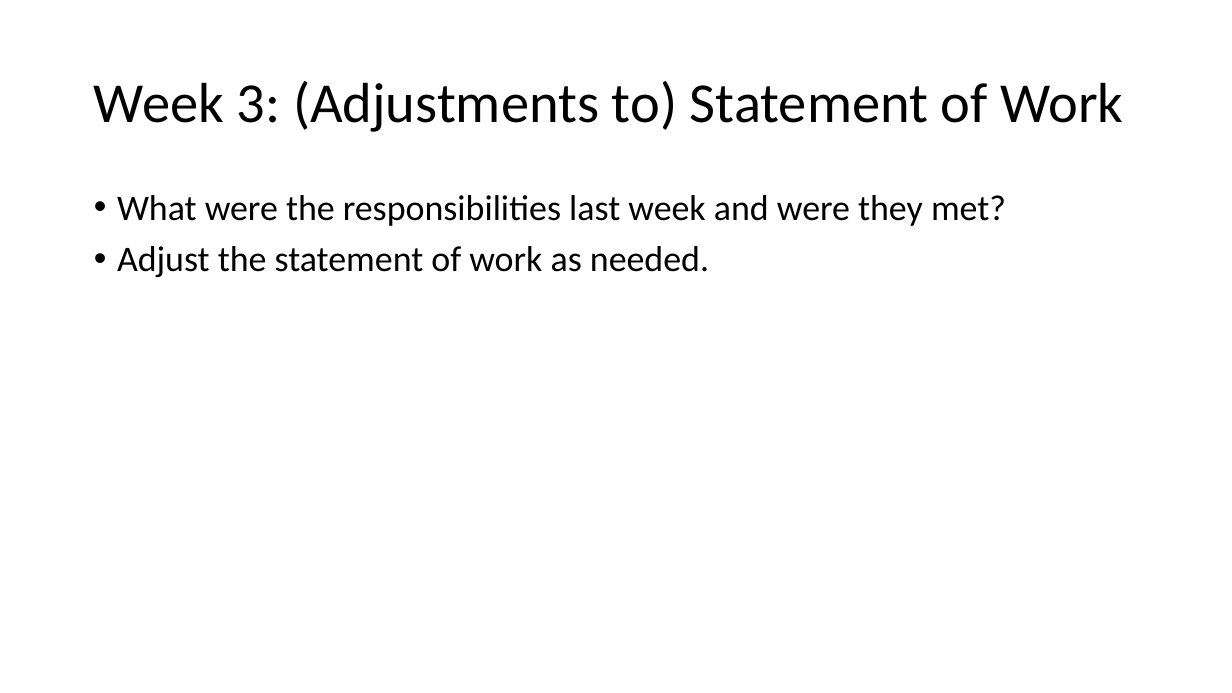
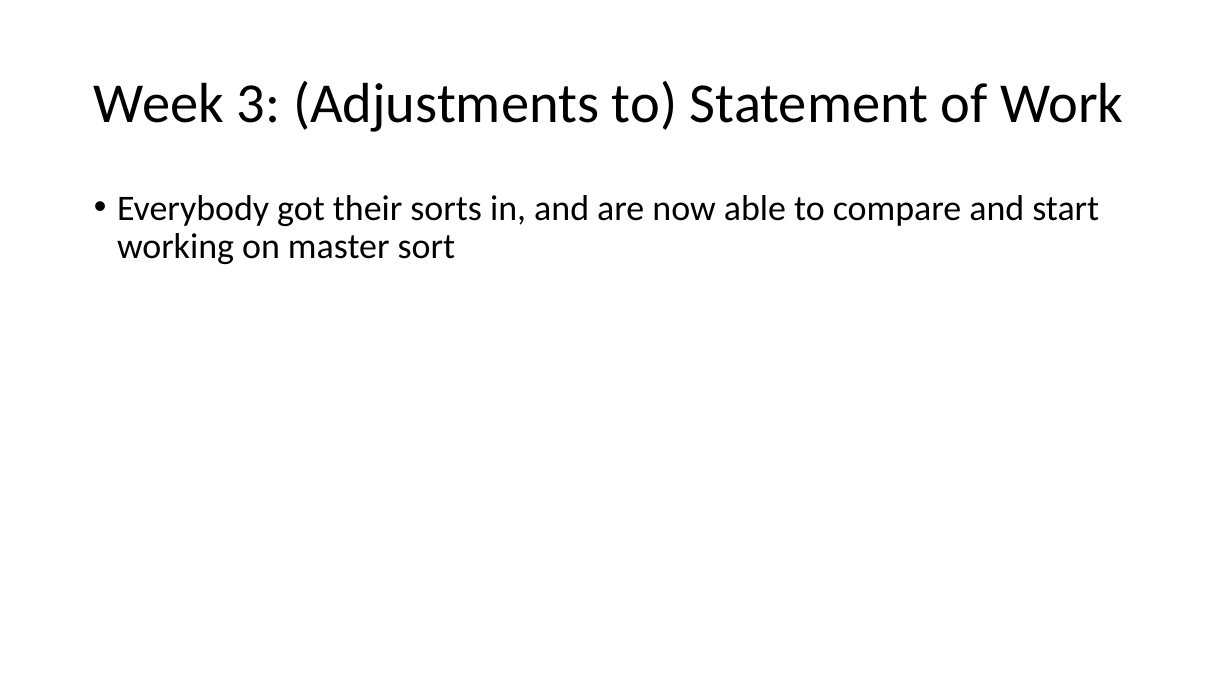
Before and after one commit to SpencerTSmith/Sorting-Optimisation-Lab, a slide deck: slide 11 of artifacts/lab_checkpoint_slides.pptx. Drawn at 1232x693 pixels with LibreOffice and Linux fonts; fonts in the diff are those of the drawing. Boxes give left, top, right and bottom in pixels: in the first picture for what was removed or moved away, otherwise in the second. Text is boxed around its words. In the diff, an @@ line names an element or a change of style, - is before the commit and + after.

```diff
--- a/artifacts/lab_checkpoint_slides.pptx
+++ b/artifacts/lab_checkpoint_slides.pptx
@@ text at [117,195,1099,264]: text changed @@
-• What were the responsibilities last week and were they met?
-• Adjust the statement of work as needed.
+• Everybody got their sorts in, and are now able to compare and start working on master sort
```
Also in this commit, not shown: 7 other slides changed.
